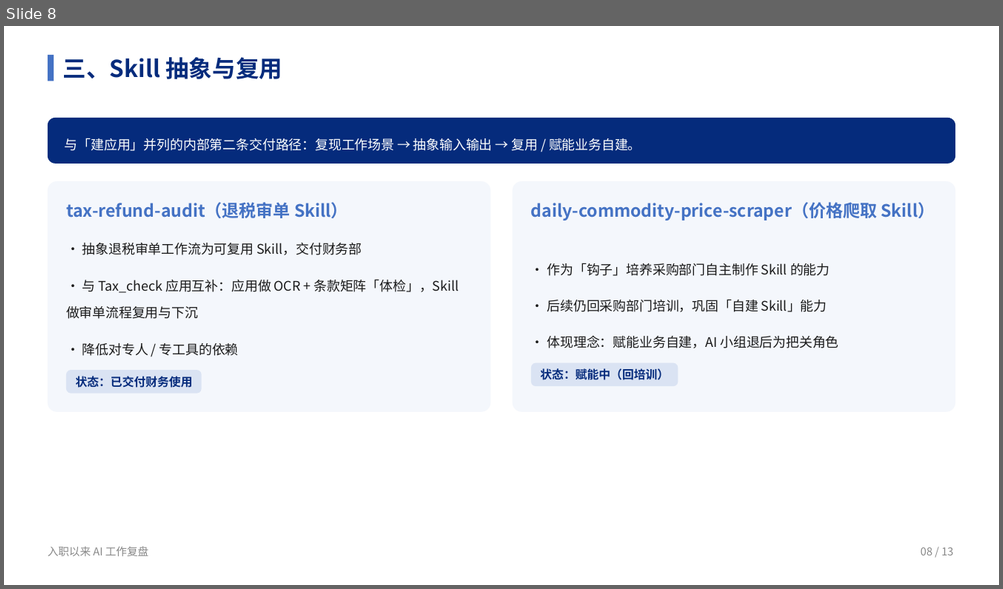
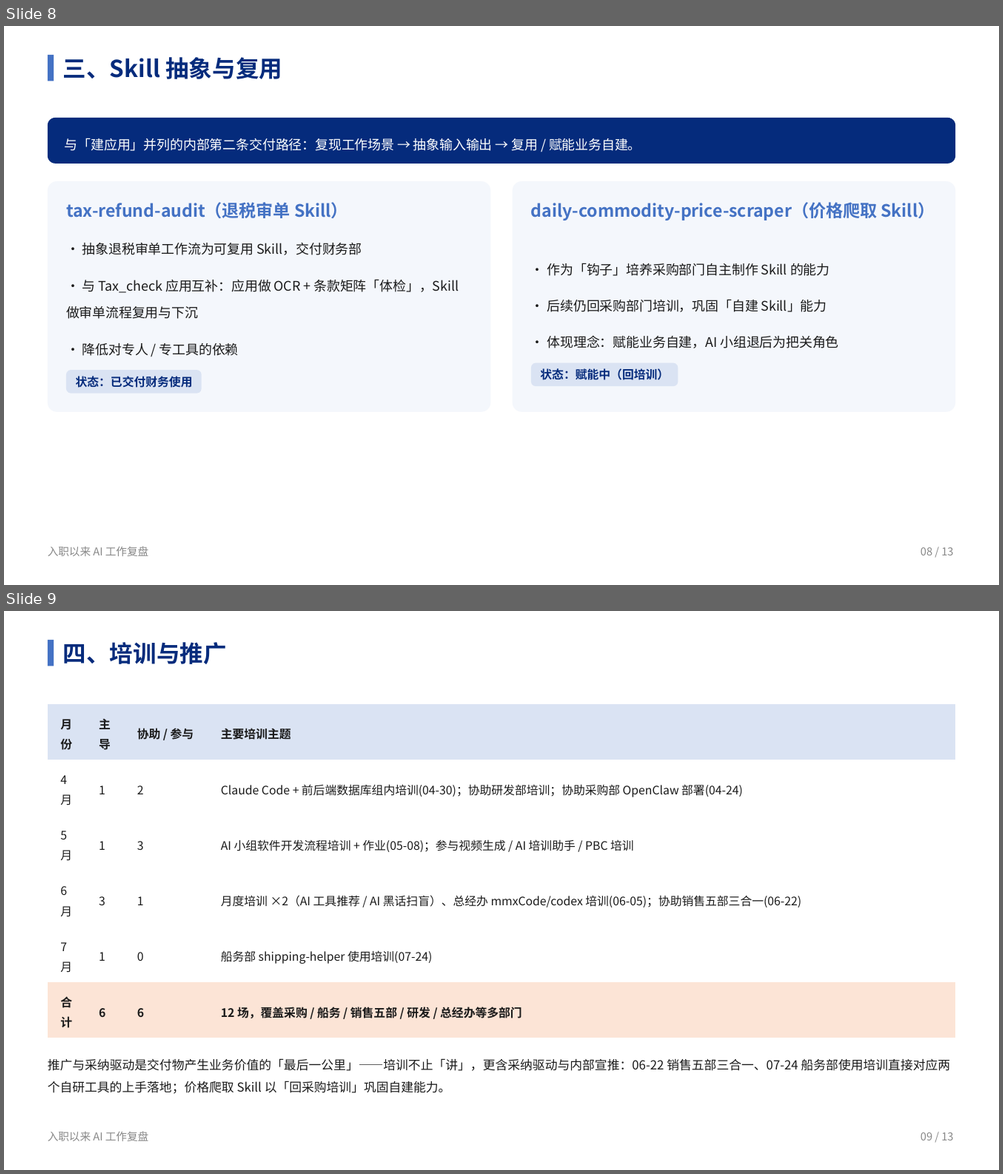
Before and after one commit to liellaaaaa/lw, a slide deck: PPT/入职以来AI工作复盘/入职以来AI工作复盘.pptx. Shown one above the other, each under a label of ours: slide 8 before the commit, slides 8 and 9 after it. The pictures are 1003x589 and 1003x1174 pixels, drawn with LibreOffice and Linux fonts; fonts in the diff are those of the drawing. Boxes give left, top, right and bottom in pixels: in the first picture for what was removed or moved away, otherwise in the second. Text is boxed around its words. In the diff, an @@ line names an element or a change of style, - is before the commit and + after.

```diff
--- a/PPT/入职以来AI工作复盘/入职以来AI工作复盘.pptx
+++ b/PPT/入职以来AI工作复盘/入职以来AI工作复盘.pptx
@@ slide 9 added at box(4, 611, 999, 1170), background #FFFFFF @@
@@ rectangle added at box(47, 640, 54, 667), fill #4472C4 @@
@@ text added at box(63, 642, 227, 664), 22.5 pt, text #052B7C, bold @@
+四、培训与推广
@@ table added at box(47, 704, 955, 1039), 6 rows, 4 columns @@
+月份 | 主导 | 协助 / 参与 | 主要培训主题
+4 月 | 1 | 2 | Claude Code + 前后端数据库组内培训(04-30)；协助研发部培训；协助采购部 OpenClaw 部署(04-24)
+5 月 | 1 | 3 | AI 小组软件开发流程培训 + 作业(05-08)；参与视频生成 / AI 培训助手 / PBC 培训
+6 月 | 3 | 1 | 月度培训 ×2（AI 工具推荐 / AI 黑话扫盲）、总经办 mmxCode/codex 培训(06-05)；协助销售五部三合一(06-22)
+7 月 | 1 | 0 | 船务部 shipping-helper 使用培训(07-24)
+合计 | 6 | 6 | 12 场，覆盖采购 / 船务 / 销售五部 / 研发 / 总经办等多部门
@@ text added at box(48, 1059, 950, 1094), 12 pt, text #1A1A1A @@
+推广与采纳驱动是交付物产生业务价值的「最后一公里」——培训不止「讲」，更含采纳驱动与内部宣推：06-22 销售五部三合一、07-24 船务部使用培训直接对应两个自研工具的上手落地；价格爬取 Skill 以「回采购培训」巩固自建能力。
@@ text added at box(48, 1132, 148, 1142), 10.5 pt, text #888888 @@
+入职以来 AI 工作复盘
@@ text added at box(920, 1133, 953, 1141), 10.5 pt, text #888888 @@
+09 / 13
```
Also in this commit, not shown: 4 other slides added, 10 other files.
